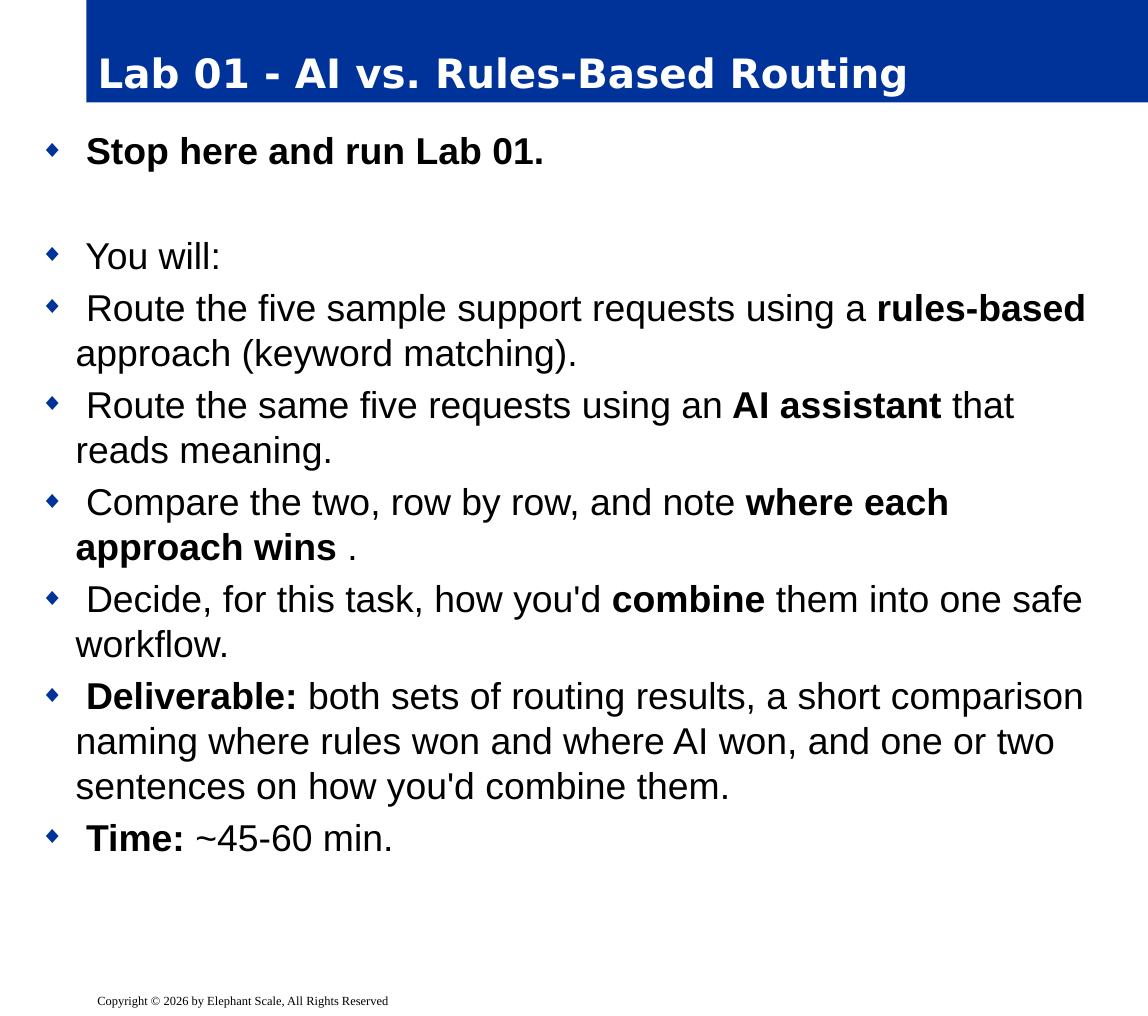
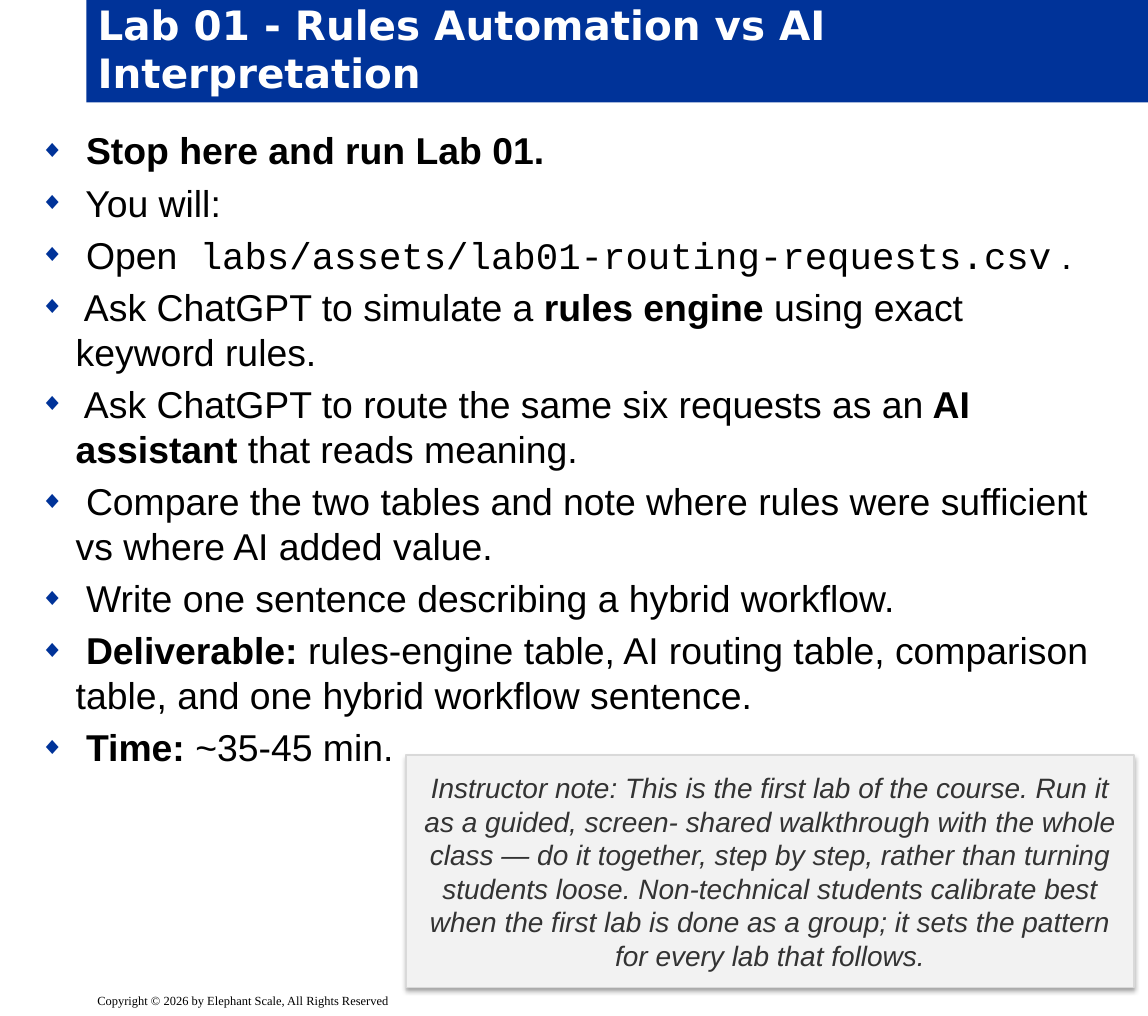
Before and after one commit to elephantscale/ai-automation-essentials, a slide deck: slide 23 of slides/release/01-foundations.pptx. Drawn at 1148x1016 pixels with LibreOffice and Linux fonts; fonts in the diff are those of the drawing; background and template pictures are left out. Boxes give left, top, right and bottom in pixels: in the first picture for what was removed or moved away, otherwise in the second. Text is boxed around its words. In the diff, an @@ line names an element or a change of style, - is before the commit and + after.

```diff
--- a/slides/release/01-foundations.pptx
+++ b/slides/release/01-foundations.pptx
@@ title at box(98, 9, 825, 97): text changed @@
-Lab 01 - AI vs. Rules-Based Routing
+Lab 01 - Rules Automation vs AI Interpretation
@@ text at box(76, 242, 1088, 762): text changed @@
-◆ Route the five sample support requests using a rules-based approach (keyword matching).
-◆ Route the same five requests using an AI assistant that reads meaning.
-◆ Compare the two, row by row, and note where each approach wins .
-◆ Decide, for this task, how you'd combine them into one safe workflow.
-◆ Deliverable: both sets of routing results, a short comparison naming where rules won and where AI won, and one or two sentences on how you'd combine them.
-◆ Time: ~45-60 min.
+◆ Open labs/assets/lab01-routing-requests.csv .
+◆ Ask ChatGPT to simulate a rules engine using exact keyword rules.
+◆ Ask ChatGPT to route the same six requests as an AI assistant that reads meaning.
+◆ Compare the two tables and note where rules were sufficient vs where AI added value.
+◆ Write one sentence describing a hybrid workflow.
+◆ Deliverable: rules-engine table, AI routing table, comparison table, and one hybrid workflow sentence.
+◆ Time: ~35-45 min.
@@ rectangle added at box(405, 755, 1133, 988), fill #F2F2F2, outline #D9D9D9 0.75 pt, 18 pt, text #333333, italic @@
+Instructor note: This is the first lab of the course. Run it as a guided, screen- shared walkthrough with the whole class — do it together, step by step, rather than turning students loose. Non-technical students calibrate best when the first lab is done as a group; it sets the pattern for every lab that follows.
```
Also in this commit, not shown: 21 other slides changed.
